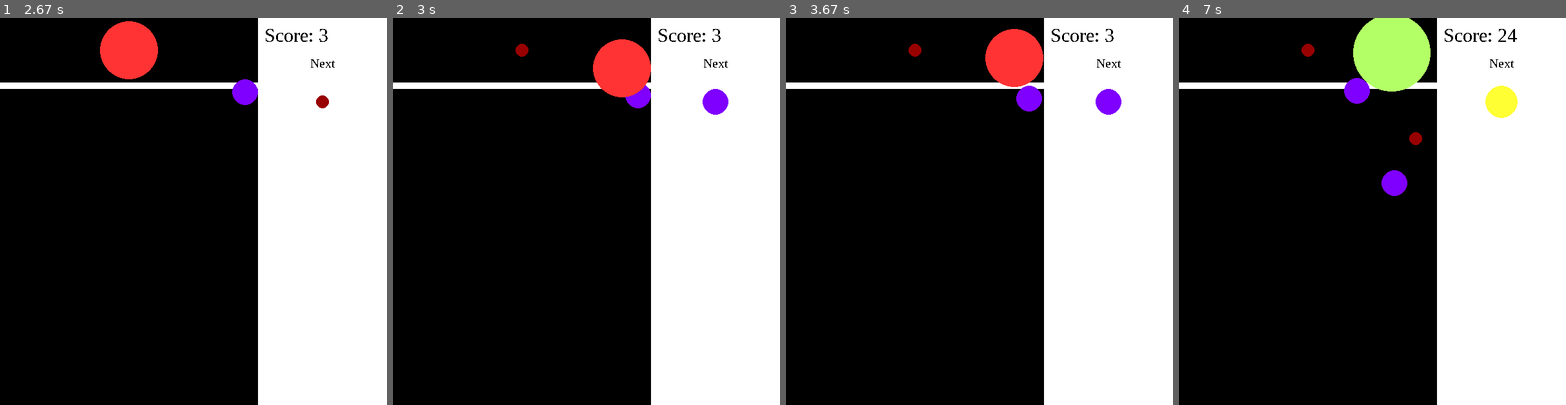
Above: before the commit, frames 1-4 (left to right).
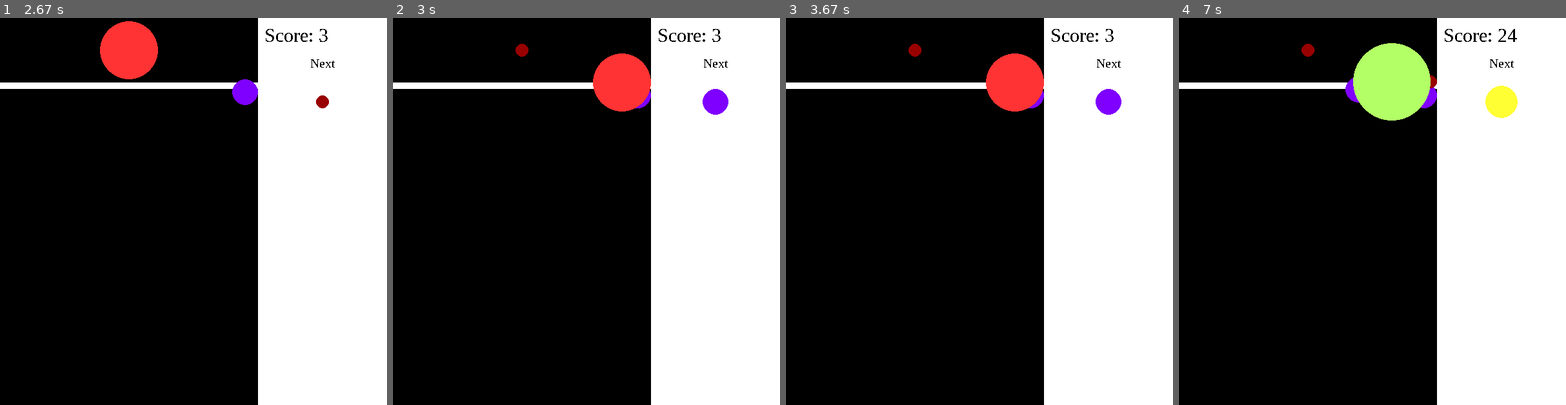
Above: after the commit, the same moments.

Repository: JohnTong123/SuikaBot
Game: pygame game, started from Suika_Simulation.py
Same seed, same stepped clock (60 frames per second), same inputs: the game is played once before the commit and once after it.
Inputs (mouse positions are in pixels of both pictures, inside the frame that each line leads up to):
- Up to frame 1 (2.67 s): click (317, 199) at 0.38 s; click (270, 180) at 1.72 s
- Up to frame 2 (3 s): click (667, 161) at 2.88 s
- Up to frame 3 (3.67 s): no input
- Up to frame 4 (7 s): click (1438, 83) at 4.28 s; press the mouse at (1438, 83) at 5.17 s; move the mouse to (1395, 126) at 5.27 s; release the mouse at (1357, 172) at 5.4 s; press the mouse at (1438, 83) at 6.27 s; move the mouse to (1407, 184) at 6.37 s; release the mouse at (1376, 285) at 6.5 s

Frame 1 is identical in both runs. In frame 2, 1.1% of the frame differs, in the area x 51-67%, y 5-25%; in frame 3, 1.9%; in frame 4, 3.5%, in the area x 42-67%, y 0-46%.

Commit message:
Co-authored-by: Johnathan Tong <JohnTong123@users.noreply.github.com>

Diff:
--- /dev/null
+++ b/SuikAi.py
@@ -0,0 +1,7 @@
+
+
+def train():
+    return
+
+if __name__ == '__main__':
+    train()
--- /dev/null
+++ b/SuikAimodel.py
@@ -0,0 +1,68 @@
+import torch
+import torch.nn as nn
+import torch.optim as optim
+import torch.nn.functional as F
+import os
+
+class Linear_QNet(nn.Module):
+    def __init__(self, input_size, hidden_size, output_size):
+        super().__init__()
+        self.linear1 = nn.Linear(input_size, hidden_size)
+        self.linear2 = nn.Linear(hidden_size, output_size)
+        #matrix nn initialization.
+    def forward(self, x):
+        x = F.relu(self.linear1(x))
+        x = self.linear2(x)
+        return x
+        #return result of the nn
+    def save(self, file_name='model.pth'):
+        model_folder_path = './model'
+        if not os.path.exists(model_folder_path):
+            os.makedirs(model_folder_path)
+
+        file_name = os.path.join(model_folder_path, file_name)
+        torch.save(self.state_dict(), file_name)
+
+
+class QTrainer:
+    def __init__(self, model, lr, gamma):
+        self.lr = lr
+        self.gamma = gamma
+        self.model = model
+        self.optimizer = optim.Adam(model.parameters(), lr=self.lr)
+        self.criterion = nn.MSELoss()
+
+    def train_step(self, state, action, reward, next_state, done):
+        state = torch.tensor(state, dtype=torch.float)
+        next_state = torch.tensor(next_state, dtype=torch.float)
+        action = torch.tensor(action, dtype=torch.long)
+        reward = torch.tensor(reward, dtype=torch.float)
+        # (n, x)
+
+        if len(state.shape) == 1:
+            # (1, x)
+            state = torch.unsqueeze(state, 0)
+            next_state = torch.unsqueeze(next_state, 0)
+            action = torch.unsqueeze(action, 0)
+            reward = torch.unsqueeze(reward, 0)
+            done = (done, )
+
+        # 1: predicted Q values with current state
+        pred = self.model(state)
+
+        target = pred.clone()
+        for idx in range(len(done)):
+            Q_new = reward[idx]
+            if not done[idx]:
+                Q_new = reward[idx] + self.gamma * torch.max(self.model(next_state[idx]))
+
+            target[idx][torch.argmax(action[idx]).item()] = Q_new
+
+        # 2: Q_new = r + y * max(next_predicted Q value) -> only do this if not done
+        # pred.clone()
+        # preds[argmax(action)] = Q_new
+        self.optimizer.zero_grad()
+        loss = self.criterion(target, pred)
+        loss.backward()
+
+        self.optimizer.step()
--- a/Suika_Simulation.py
+++ b/Suika_Simulation.py
@@ -88,50 +88,50 @@
                     global score
                     score += SCORES[TYPES[self.type][2]+1]
                 else:
-                    if(math.sqrt((self.x-fruit.x)**2 + (self.y - fruit.y)**2)+3 <self.radius + fruit.radius):
-                        if(self.y<fruit.y):
-                            self.y -= ((self.radius + fruit.radius)-math.sqrt((self.x-fruit.x)**2 + (self.y - fruit.y)**2))* self.y/math.sqrt(self.y**2+self.x**2)
+                    # if(math.sqrt((self.x-fruit.x)**2 + (self.y - fruit.y)**2)+3 <self.radius + fruit.radius):
+                    #     if(self.y<fruit.y):
+                    #         self.y -= ((self.radius + fruit.radius)-math.sqrt((self.x-fruit.x)**2 + (self.y - fruit.y)**2))* self.y/math.sqrt(self.y**2+self.x**2)
                     # # hypotenuse =
-                    # if self.rect.center[0] > fruit.rect.center[0]: # Self is on the right
-                    #     # self.rect.left = fruit.rect.right
-                    #     self.dx += 0.01 # Fix
-                    #     # self.dx += self.dx*math.sin()
-                    # if self.rect.center[0] < fruit.rect.center[0]: # Self is on the left
-                    #     # self.rect.right = fruit.rect.left
-                    #     self.dx += -0.01 # Fix
-                    # # if (self.rect.center[1] > fruit.rect.center[1]): # Self is below
-                    # #     # self.rect.top = fruit.rect.bottom
-                    # #     self.dy = 0.005 # Fix
-                    # if (self.rect.center[1] < fruit.rect.center[1]): # Self is on top
-                    #     # self.rect.bottom = fruit.rect.top
-                    #     self.dy = -0.005 # Fix
-                    vel1 = math.sqrt(self.pastdx**2 + self.pastdy**2)
-
-                    vel2 = math.sqrt(fruit.pastdx**2 + fruit.pastdy**2)
-                    ctheta1 = 0
-                    stheta2=0
-                    ctheta2=0
-                    stheta1=0
-                    if(vel1 != 0):
-                        ctheta1 = self.pastdx /vel1
-                        stheta1 = self.pastdy /vel1
-                    if(vel2 != 0):
-                        ctheta2 = fruit.pastdx /vel2
-                        stheta2 = fruit.pastdy /vel2
-                    ccontact = ((fruit.x-self.x) /math.sqrt((fruit.x-self.x)**2 + (fruit.y-self.y)**2))
-                    scontact = ((fruit.y-self.y )/math.sqrt((fruit.x-self.x)**2 + (fruit.y-self.y)**2))
-                    if(self.x > fruit.x):
-                        self.dx+= abs((1-XLOSS) * ((vel1* (ctheta1 * ccontact + stheta1 * scontact)* (self.mass - fruit.mass) + 2* fruit.mass * vel2 * (ctheta2 * ccontact + stheta2 * scontact))/(self.mass + fruit.mass)*ccontact+vel1 * (stheta1 * ctheta2 - ctheta1 * stheta2)*(-scontact)))
-                    else:
-                        self.dx-= abs((1-XLOSS) * ((vel1* (ctheta1 * ccontact + stheta1 * scontact)* (self.mass - fruit.mass) + 2* fruit.mass * vel2 * (ctheta2 * ccontact + stheta2 * scontact))/(self.mass + fruit.mass)*ccontact+vel1 * (stheta1 * ctheta2 - ctheta1 * stheta2)*(-scontact)))
-                    if(self.y > fruit.y):
-                        self.dy+=abs((1-YLOSS)*((vel1* (ctheta1 * ccontact + stheta1 * scontact)* (self.mass - fruit.mass) + 2* fruit.mass * vel2 * (ctheta2 * ccontact + stheta2 * scontact))/(self.mass + fruit.mass)*scontact+vel1 * (stheta1 * ctheta2 - ctheta1 * stheta2)*(ccontact)))
-                    else:
-                        self.dy-=abs((1-YLOSS)*((vel1* (ctheta1 * ccontact + stheta1 * scontact)* (self.mass - fruit.mass) + 2* fruit.mass * vel2 * (ctheta2 * ccontact + stheta2 * scontact))/(self.mass + fruit.mass)*scontact+vel1 * (stheta1 * ctheta2 - ctheta1 * stheta2)*(ccontact)))
-
-                    print(self.radius)
-                    print(self.dx)
-                    print(self.dy)
+                    if self.rect.center[0] > fruit.rect.center[0]: # Self is on the right
+                        # self.rect.left = fruit.rect.right
+                        self.dx += 0.01 # Fix
+                        # self.dx += self.dx*math.sin()
+                    if self.rect.center[0] < fruit.rect.center[0]: # Self is on the left
+                        # self.rect.right = fruit.rect.left
+                        self.dx += -0.01 # Fix
+                    # if (self.rect.center[1] > fruit.rect.center[1]): # Self is below
+                    #     # self.rect.top = fruit.rect.bottom
+                    #     self.dy = 0.005 # Fix
+                    if (self.rect.center[1] < fruit.rect.center[1]): # Self is on top
+                        # self.rect.bottom = fruit.rect.top
+                        self.dy = -0.005 # Fix
+                    # vel1 = math.sqrt(self.pastdx**2 + self.pastdy**2)
+
+                    # vel2 = math.sqrt(fruit.pastdx**2 + fruit.pastdy**2)
+                    # ctheta1 = 0
+                    # stheta2=0
+                    # ctheta2=0
+                    # stheta1=0
+                    # if(vel1 != 0):
+                    #     ctheta1 = self.pastdx /vel1
+                    #     stheta1 = self.pastdy /vel1
+                    # if(vel2 != 0):
+                    #     ctheta2 = fruit.pastdx /vel2
+                    #     stheta2 = fruit.pastdy /vel2
+                    # ccontact = ((fruit.x-self.x) /math.sqrt((fruit.x-self.x)**2 + (fruit.y-self.y)**2))
+                    # scontact = ((fruit.y-self.y )/math.sqrt((fruit.x-self.x)**2 + (fruit.y-self.y)**2))
+                    # if(self.x > fruit.x):
+                    #     self.dx+= abs((1-XLOSS) * ((vel1* (ctheta1 * ccontact + stheta1 * scontact)* (self.mass - fruit.mass) + 2* fruit.mass * vel2 * (ctheta2 * ccontact + stheta2 * scontact))/(self.mass + fruit.mass)*ccontact+vel1 * (stheta1 * ctheta2 - ctheta1 * stheta2)*(-scontact)))
+                    # else:
+                    #     self.dx-= abs((1-XLOSS) * ((vel1* (ctheta1 * ccontact + stheta1 * scontact)* (self.mass - fruit.mass) + 2* fruit.mass * vel2 * (ctheta2 * ccontact + stheta2 * scontact))/(self.mass + fruit.mass)*ccontact+vel1 * (stheta1 * ctheta2 - ctheta1 * stheta2)*(-scontact)))
+                    # if(self.y > fruit.y):
+                    #     self.dy+=abs((1-YLOSS)*((vel1* (ctheta1 * ccontact + stheta1 * scontact)* (self.mass - fruit.mass) + 2* fruit.mass * vel2 * (ctheta2 * ccontact + stheta2 * scontact))/(self.mass + fruit.mass)*scontact+vel1 * (stheta1 * ctheta2 - ctheta1 * stheta2)*(ccontact)))
+                    # else:
+                    #     self.dy-=abs((1-YLOSS)*((vel1* (ctheta1 * ccontact + stheta1 * scontact)* (self.mass - fruit.mass) + 2* fruit.mass * vel2 * (ctheta2 * ccontact + stheta2 * scontact))/(self.mass + fruit.mass)*scontact+vel1 * (stheta1 * ctheta2 - ctheta1 * stheta2)*(ccontact)))
+
+                    # print(self.radius)
+                    # print(self.dx)
+                    # print(self.dy)
 
 
         if self.rect.left < 0:
